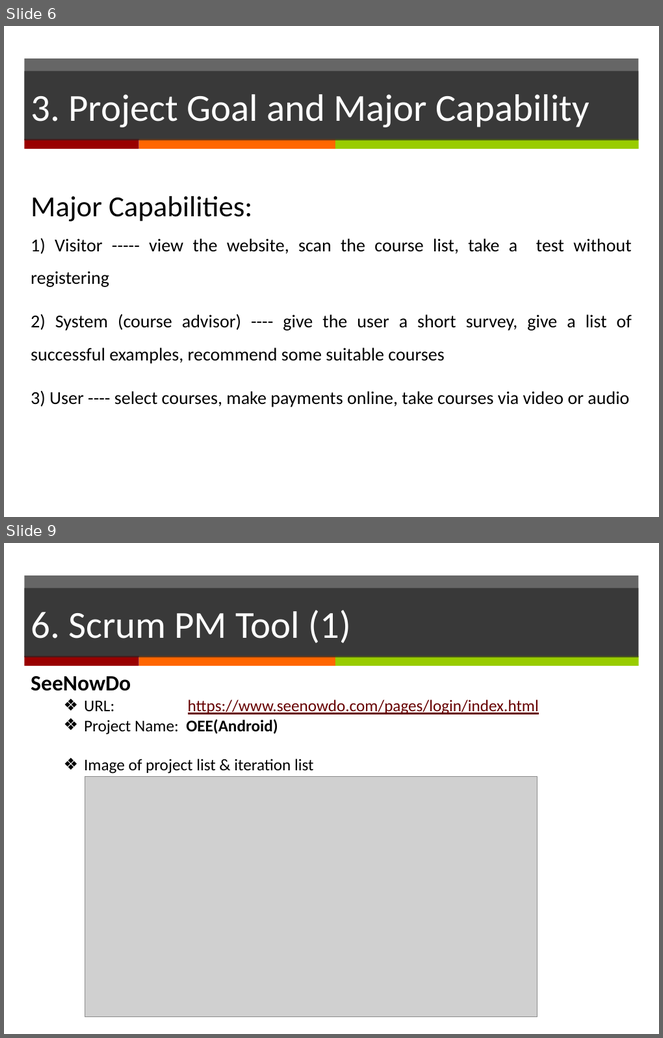
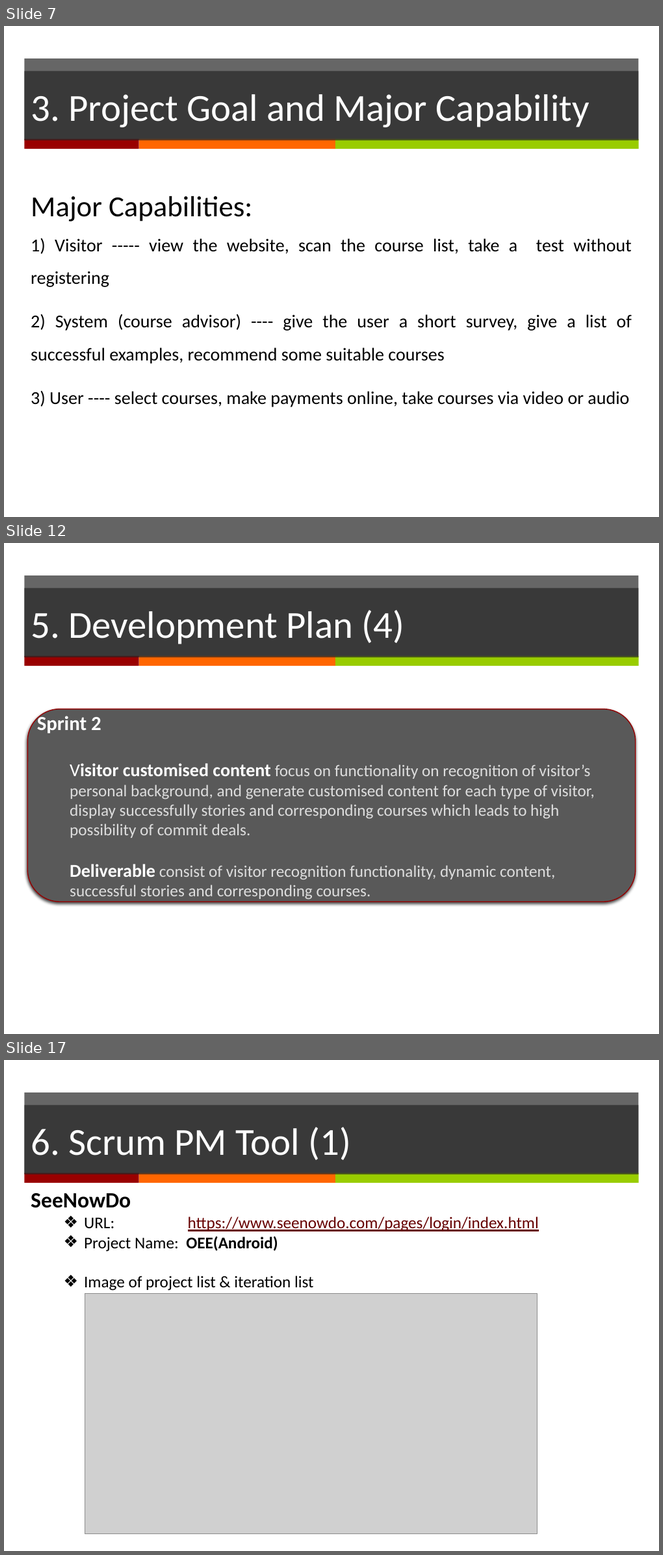
Before and after one commit to yadwinds/761_VEL, a slide deck: PCB/02 Plans & Actuals/2.1_Project Plan/Project Plan_(presentation)v0.1.pptx. Shown one above the other, each under a label of ours: slides 6 and 9 before the commit, slides 7, 12 and 17 after it; the slides between them are not shown. The pictures are 663x1038 and 663x1555 pixels, drawn with LibreOffice and Linux fonts; fonts in the diff are those of the drawing; grey boxes stand for pictures. Boxes give left, top, right and bottom in pixels: in the first picture for what was removed or moved away, otherwise in the second. Text is boxed around its words. In the diff, an @@ line names an element or a change of style, - is before the commit and + after.

```diff
--- a/PCB/02 Plans & Actuals/2.1_Project Plan/Project Plan_(presentation)v0.1.pptx
+++ b/PCB/02 Plans & Actuals/2.1_Project Plan/Project Plan_(presentation)v0.1.pptx
@@ slide 12 added at bbox=[4, 543, 659, 1034], background #FFFFFF; not listed: 4 template elements that a slide beside it also shows @@
@@ title added at bbox=[24, 589, 639, 657], fill #262626 at 70% opacity, 42 pt, text #FFFFFF @@
+5. Development Plan (4)
@@ rounded rectangle added at bbox=[27, 709, 636, 902], fill #595959, outline #950000 1 pt @@
@@ text added at bbox=[37, 713, 595, 900], 18 pt, text #DDDDDD @@
+Sprint 2
+  Visitor customised content focus on functionality on recognition of visitor’s personal background, and generate customised content for each type of visitor, display successfully stories and corresponding courses which leads to high possibility of commit deals.
+  Deliverable consist of visitor recognition functionality, dynamic content, successful stories and corresponding courses.
@@ what was slide 6 is now slide 7 @@
@@ what was slide 9 is now slide 17 @@
```
Also in this commit, not shown: 5 slides changed, 7 other slides added.
